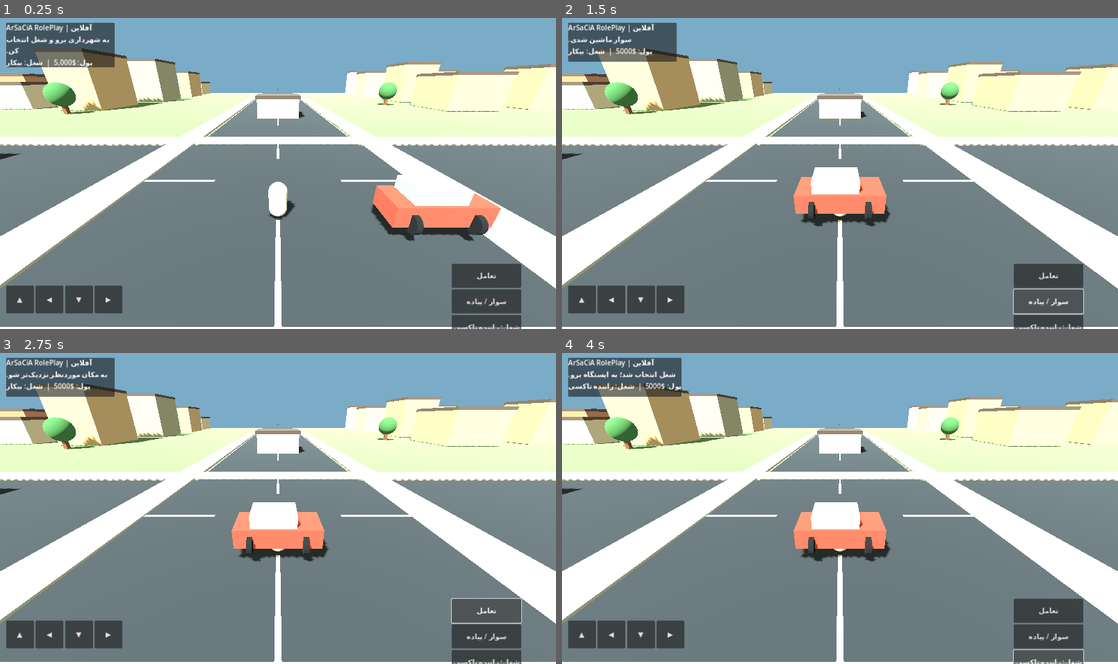
Above: before the commit, frames 1-4 (two rows, left to right).
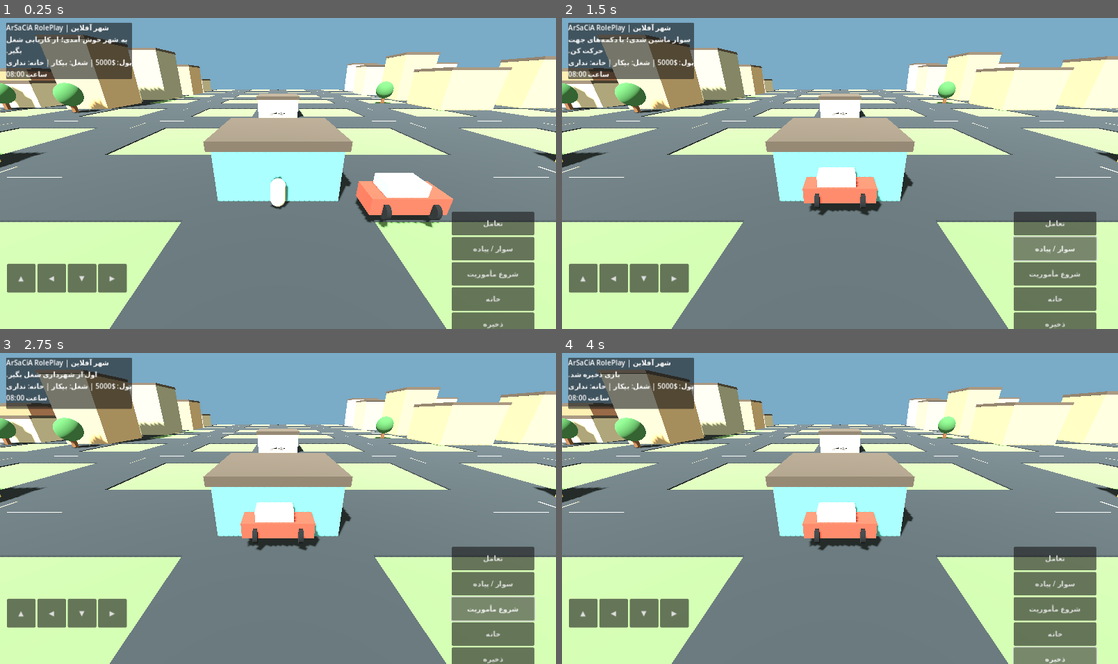
Above: after the commit, the same moments.

Repository: mvarkati1390-lgtm/FreeLife-Game
Game: Godot game, scene res://Main.tscn
Two runs of this game, one before a commit and one after it. Both use one fixed random seed, a clock stepped at 60 frames per second and the inputs below.
Inputs (mouse positions are in pixels of both pictures, inside the frame that each line leads up to):
- Up to frame 1 (0.25 s): no input
- Up to frame 2 (1.5 s): click "تعامل" at 0.5 s; click "سوار / پیاده" at 1.25 s
- Up to frame 3 (2.75 s): click (494, 608) at 2 s, where only the run after the commit has a clickable "شروع مأموریت"
- Up to frame 4 (4 s): click (1056, 632) at 2.75 s, where only the run after the commit has a clickable "خانه"; click (1056, 657) at 3.5 s, where only the run after the commit has a clickable "ذخیره"

The runs differ from the first frame. In frame 1, 47% of the frame differs, in the area x 0-100%, y 1-100%; in frame 2, 46%; in frame 3, 46%; in frame 4, 46%.

Commit message:
Upgrade offline ArSaCiA roleplay city and missions

Diff:
--- a/scripts/main.gd
+++ b/scripts/main.gd
@@ -8,12 +8,37 @@
 var current_job := "بیکار"
 var car_node: Node3D
 var in_car := false
+var house_owned := false
+var mission_active := false
+var mission_marker: MeshInstance3D
+var mission_target := Vector3(82, 0, -78)
+var game_minutes := 8 * 60
+var save_path := "user://arsacia_save.json"
 
 func _ready():
     _build_world()
     _build_player()
     _build_car()
     _build_hud()
+    _load_game()
+    _refresh_hud()
+
+func _process(delta):
+    game_minutes = (game_minutes + int(delta * 2.0)) % (24 * 60)
+    if in_car and player and car_node:
+        car_node.global_position = player.global_position + Vector3(0,-0.15,0)
+        car_node.rotation.y = player.rotation.y
+    if mission_active and player:
+        var actor_pos = player.global_position
+        if actor_pos.distance_to(mission_target) < 8.0:
+            mission_active = false
+            cash += 750
+            mission_marker.visible = false
+            message_label.text = "مأموریت با موفقیت انجام شد! ۷۵۰ دلار گرفتی."
+            _refresh_hud()
+    var clock = hud.find_child("ClockLabel", true, false) if hud else null
+    if clock:
+        clock.text = "ساعت %02d:%02d" % [int(game_minutes / 60), game_minutes % 60]
 
 func _mat(color: Color, roughness := 1.0) -> StandardMaterial3D:
     var m := StandardMaterial3D.new()
@@ -33,15 +58,15 @@
     return mi
 
 func _build_world():
-    _box(self, Vector3(0,-0.6,0), Vector3(260,1,260), Color("#66875a"), "Grass")
-    _box(self, Vector3(0,-0.02,0), Vector3(260,0.12,18), Color("#343b40"), "MainRoad")
-    _box(self, Vector3(0,0.0,0), Vector3(18,0.13,260), Color("#343b40"), "CrossRoad")
-    for i in range(-120,121,16):
-        _box(self, Vector3(i,0.08,0), Vector3(7,0.025,0.22), Color("#e6d7a0"), "RoadMark")
-        _box(self, Vector3(0,0.08,i), Vector3(0.22,0.025,7), Color("#e6d7a0"), "RoadMark")
-    for side in [-1,1]:
-        _box(self, Vector3(0,0.03,side*11), Vector3(260,0.25,3), Color("#aaa99b"), "Sidewalk")
-        _box(self, Vector3(side*11,0.03,0), Vector3(3,0.25,260), Color("#aaa99b"), "Sidewalk")
+    _box(self, Vector3(0,-0.6,0), Vector3(280,1,280), Color("#66875a"), "Grass")
+    # Main avenues and cross streets
+    for road_index in range(-5,6):
+        var offset = road_index * 24.0
+        _box(self, Vector3(offset,0,0), Vector3(11,0.14,280), Color("#343b40"), "Street")
+        _box(self, Vector3(0,0,offset), Vector3(280,0.14,11), Color("#343b40"), "Street")
+        for mark in range(-6,7):
+            _box(self, Vector3(offset,0.09,mark*20), Vector3(0.18,0.025,4.5), Color("#e6d7a0"), "LaneMark")
+            _box(self, Vector3(mark*20,0.09,offset), Vector3(4.5,0.025,0.18), Color("#e6d7a0"), "LaneMark")
     var rng := RandomNumberGenerator.new()
     rng.seed = 1402
     var palette = [Color("#c7a47b"), Color("#d4c2a0"), Color("#9d9c86"), Color("#b77d63"), Color("#d0b77f")]
@@ -49,7 +74,7 @@
         for z in range(-5,6):
             if abs(x) <= 1 or abs(z) <= 1:
                 continue
-            var h := rng.randf_range(5.0, 13.0)
+            var h := rng.randf_range(5.0, 16.0)
             var w := rng.randf_range(9.0, 15.0)
             var d := rng.randf_range(9.0, 15.0)
             var px := x*24.0 + rng.randf_range(-2,2)
@@ -58,10 +83,11 @@
             _box(self, Vector3(px,h+0.35,pz), Vector3(w+0.3,0.7,d+0.3), Color("#5b5149"), "Roof")
             for wx in [-0.3,0.3]:
                 _box(self, Vector3(px+wx*w, h*0.55, pz-d/2-0.03), Vector3(1.3,1.4,0.08), Color("#577b8b"), "Window")
-    _add_location("شهرداری", Vector3(-31,0,0), Color("#d9b85f"))
+    _add_location("شهرداری و کاریابی", Vector3(-31,0,0), Color("#d9b85f"))
     _add_location("تعمیرگاه", Vector3(31,0,0), Color("#d18a54"))
     _add_location("بانک", Vector3(0,0,-31), Color("#e5d48d"))
-    _add_location("خانه", Vector3(0,0,31), Color("#b99ad5"))
+    _add_location("خانه فروشی", Vector3(0,0,31), Color("#b99ad5"))
+    _add_location("مرکز شهر", Vector3(0,0,0), Color("#5c9c9b"))
     _add_trees()
 
 func _add_location(label_text: String, pos: Vector3, color: Color):
@@ -73,13 +99,13 @@
     var label := Label3D.new()
     label.text = label_text
     label.position = Vector3(0,5.2,0)
-    label.font_size = 48
+    label.font_size = 40
     label.modulate = Color("#fff6d8")
     root.add_child(label)
     root.set_meta("place_name", label_text)
 
 func _add_trees():
-    for p in [Vector3(-48,0,-35),Vector3(48,0,35),Vector3(-50,0,45),Vector3(50,0,-45),Vector3(-34,0,55),Vector3(34,0,-55)]:
+    for p in [Vector3(-48,0,-35),Vector3(48,0,35),Vector3(-50,0,45),Vector3(50,0,-45),Vector3(-34,0,55),Vector3(34,0,-55),Vector3(70,0,40),Vector3(-70,0,-40)]:
         _box(self,p+Vector3(0,1.4,0),Vector3(0.8,2.8,0.8),Color("#73523a"),"TreeTrunk")
         var crown := MeshInstance3D.new()
         var sphere := SphereMesh.new()
@@ -97,6 +123,7 @@
     add_child(player)
     player.position = Vector3(0,1,4)
     var body := MeshInstance3D.new()
+    body.name = "PlayerVisual"
     var capsule := CapsuleMesh.new()
     capsule.radius = 0.48
     capsule.height = 1.9
@@ -110,13 +137,14 @@
     shape.shape = cs
     player.add_child(shape)
     var cam := Camera3D.new()
-    cam.position = Vector3(0,5.5,9)
-    cam.rotation_degrees = Vector3(-24,0,0)
+    cam.position = Vector3(0,6.5,11)
+    cam.rotation_degrees = Vector3(-25,0,0)
     cam.current = true
     player.add_child(cam)
 
 func _build_car():
     car_node = Node3D.new()
+    car_node.name = "PlayerCar"
     car_node.position = Vector3(7,0.8,5)
     add_child(car_node)
     _box(car_node,Vector3(0,0.5,0),Vector3(4.2,1.0,2.0),Color("#b64b3e"),"CarBody")
@@ -139,64 +167,56 @@
     add_child(hud)
     var panel := PanelContainer.new()
     panel.position = Vector2(14,14)
-    panel.custom_minimum_size = Vector2(250,90)
+    panel.custom_minimum_size = Vector2(280,118)
     hud.add_child(panel)
     var vb := VBoxContainer.new()
     panel.add_child(vb)
     var title := Label.new()
-    title.text = "ArSaCiA RolePlay | آفلاین"
+    title.text = "ArSaCiA RolePlay | شهر آفلاین"
     vb.add_child(title)
     message_label = Label.new()
-    message_label.text = "به شهرداری برو و شغل انتخاب کن."
+    message_label.text = "به شهر خوش آمدی؛ از کاریابی شغل بگیر."
     message_label.autowrap_mode = TextServer.AUTOWRAP_WORD_SMART
     vb.add_child(message_label)
     var cash_label := Label.new()
     cash_label.name = "CashLabel"
-    cash_label.text = "پول: $5,000  |  شغل: بیکار"
     vb.add_child(cash_label)
-    var buttons := HBoxContainer.new()
-    buttons.position = Vector2(14,620)
-    hud.add_child(buttons)
-    var directions = [["▲","up"],["◀","left"],["▼","down"],["▶","right"]]
+    var clock := Label.new()
+    clock.name = "ClockLabel"
+    vb.add_child(clock)
+    var directions := [["▲","up"],["◀","left"],["▼","down"],["▶","right"]]
+    var move_box := HBoxContainer.new()
+    move_box.position = Vector2(16,570)
+    hud.add_child(move_box)
     for pair in directions:
         var b := Button.new()
         b.text = pair[0]
-        b.custom_minimum_size = Vector2(64,64)
+        b.custom_minimum_size = Vector2(66,66)
         var direction: String = pair[1]
-        b.pressed.connect(func(): player.call("move_mobile", direction))
-        buttons.add_child(b)
+        b.button_down.connect(func(): player.call("set_mobile_direction", direction, true))
+        b.button_up.connect(func(): player.call("set_mobile_direction", direction, false))
+        move_box.add_child(b)
     var actions := VBoxContainer.new()
-    actions.position = Vector2(1040,570)
+    actions.position = Vector2(1040,450)
     hud.add_child(actions)
-    var interact := Button.new()
-    interact.text = "تعامل"
-    interact.custom_minimum_size = Vector2(150,55)
-    interact.pressed.connect(_interact)
-    actions.add_child(interact)
-    var car_btn := Button.new()
-    car_btn.text = "سوار / پیاده"
-    car_btn.custom_minimum_size = Vector2(150,55)
-    car_btn.pressed.connect(_toggle_car)
-    actions.add_child(car_btn)
-    var job_btn := Button.new()
-    job_btn.text = "شغل: راننده تاکسی"
-    job_btn.custom_minimum_size = Vector2(150,55)
-    job_btn.pressed.connect(func():
-        current_job = "راننده تاکسی"
-        _refresh_hud()
-        message_label.text = "شغل انتخاب شد؛ به ایستگاه برو."
-    )
-    actions.add_child(job_btn)
-    var save_btn := Button.new()
-    save_btn.text = "ذخیره"
-    save_btn.custom_minimum_size = Vector2(150,55)
-    save_btn.pressed.connect(_save_game)
-    actions.add_child(save_btn)
+    _action_button(actions,"تعامل",_interact)
+    _action_button(actions,"سوار / پیاده",_toggle_car)
+    _action_button(actions,"شروع مأموریت",_start_mission)
+    _action_button(actions,"خانه",_buy_or_visit_house)
+    _action_button(actions,"ذخیره",_save_game)
+
+func _action_button(parent: VBoxContainer, text_value: String, callback: Callable):
+    var b := Button.new()
+    b.text = text_value
+    b.custom_minimum_size = Vector2(190,54)
+    b.pressed.connect(callback)
+    parent.add_child(b)
 
 func _refresh_hud():
+    if not hud: return
     var label = hud.find_child("CashLabel", true, false)
     if label:
-        label.text = "پول: $%s  |  شغل: %s" % [cash, current_job]
+        label.text = "پول: $%s | شغل: %s | خانه: %s" % [cash, current_job, "خریده‌شده" if house_owned else "نداری"]
 
 func _interact():
     var nearest_name := ""
@@ -207,33 +227,80 @@
             if d < nearest_dist:
                 nearest_dist = d
                 nearest_name = str(n.get_meta("place_name"))
-    if nearest_dist > 12:
-        message_label.text = "به مکان موردنظر نزدیک‌تر شو."
+    if nearest_dist > 14:
+        message_label.text = "برای تعامل به یکی از ساختمان‌های علامت‌دار نزدیک شو."
     elif nearest_name == "بانک":
         cash += 250
-        message_label.text = "تراکنش آزمایشی بانک: ۲۵۰ دلار اضافه شد."
-    elif nearest_name == "شهرداری":
+        message_label.text = "واریز آزمایشی انجام شد؛ ۲۵۰ دلار پاداش."
+    elif nearest_name == "شهرداری و کاریابی":
         current_job = "راننده تاکسی"
-        message_label.text = "در شهرداری شغل راننده تاکسی را انتخاب کردی."
+        message_label.text = "شغل راننده تاکسی ثبت شد. مأموریت بگیر و به مقصد برو."
     elif nearest_name == "تعمیرگاه":
         cash = max(0, cash - 100)
-        message_label.text = "ماشین تعمیر شد؛ هزینه ۱۰۰ دلار."
-    elif nearest_name == "خانه":
-        message_label.text = "خانه فعلاً قابل بازدید است؛ خرید خانه در مرحله بعد."
+        message_label.text = "ماشین سرویس شد؛ ۱۰۰ دلار هزینه."
+    elif nearest_name == "خانه فروشی":
+        _buy_or_visit_house()
+    else:
+        message_label.text = "به مرکز شهر رسیدی."
     _refresh_hud()
 
 func _toggle_car():
-    if player.global_position.distance_to(car_node.global_position) < 8:
+    if player.global_position.distance_to(car_node.global_position) < 9:
         in_car = !in_car
-        message_label.text = "سوار ماشین شدی." if in_car else "از ماشین پیاده شدی."
+        var visual = player.get_node_or_null("PlayerVisual")
+        if visual: visual.visible = not in_car
+        player.set("speed", 15.0 if in_car else 7.0)
+        message_label.text = "سوار ماشین شدی؛ با دکمه‌های جهت حرکت کن." if in_car else "از ماشین پیاده شدی."
     else:
-        message_label.text = "به ماشین قرمز نزدیک شو."
+        message_label.text = "برای سوار شدن به ماشین قرمز نزدیک شو."
+
+func _start_mission():
+    if current_job == "بیکار":
+        message_label.text = "اول از شهرداری شغل بگیر."
+        return
+    if mission_active:
+        message_label.text = "مأموریت فعال است؛ به نشان زرد روی نقشه برو."
+        return
+    mission_active = true
+    mission_marker = _box(self, mission_target + Vector3(0,1.2,0), Vector3(3,2.4,3), Color("#f2d23b"), "MissionDestination")
+    message_label.text = "مأموریت شروع شد؛ به نشان زرد برو. پاداش: ۷۵۰ دلار."
+
+func _buy_or_visit_house():
+    if player.global_position.distance_to(Vector3(0,0,31)) > 18:
+        message_label.text = "برای خرید خانه به ساختمان خانه فروشی نزدیک شو."
+        return
+    if house_owned:
+        message_label.text = "به خانه خودت خوش آمدی."
+    elif cash >= 2000:
+        cash -= 2000
+        house_owned = true
+        message_label.text = "تبریک! خانه را به قیمت ۲۰۰۰ دلار خریدی."
+    else:
+        message_label.text = "برای خرید خانه ۲۰۰۰ دلار لازم داری."
+    _refresh_hud()
 
 func _save_game():
-    var f = FileAccess.open("user://savegame.json", FileAccess.WRITE)
-    f.store_string(JSON.stringify({"cash":cash,"job":current_job,"player":[player.position.x,player.position.y,player.position.z]}))
-    message_label.text = "بازی ذخیره شد."
-
-func _process(_delta):
-    if in_car and player:
-        car_node.global_position = player.global_position + Vector3(0,-0.2,0)
+    var data = {"cash":cash,"job":current_job,"house_owned":house_owned,"player":[player.position.x,player.position.y,player.position.z]}
+    var f = FileAccess.open(save_path, FileAccess.WRITE)
+    if f:
+        f.store_string(JSON.stringify(data))
+        message_label.text = "بازی ذخیره شد."
+    else:
+        message_label.text = "ذخیره بازی ناموفق بود."
+
+func _load_game():
+    if not FileAccess.file_exists(save_path): return
+    var f = FileAccess.open(save_path, FileAccess.READ)
+    if not f: return
+    var parsed = JSON.parse_string(f.get_as_text())
+    if typeof(parsed) == TYPE_DICTIONARY:
+        cash = int(parsed.get("cash",cash))
+        current_job = str(parsed.get("job",current_job))
+        house_owned = bool(parsed.get("house_owned",false))
+        var p = parsed.get("player",[])
+        if p.size() == 3:
+            player.position = Vector3(float(p[0]),float(p[1]),float(p[2]))
+
+func _physics_process(_delta):
+    if player:
+        player.set("vehicle_mode", in_car)
